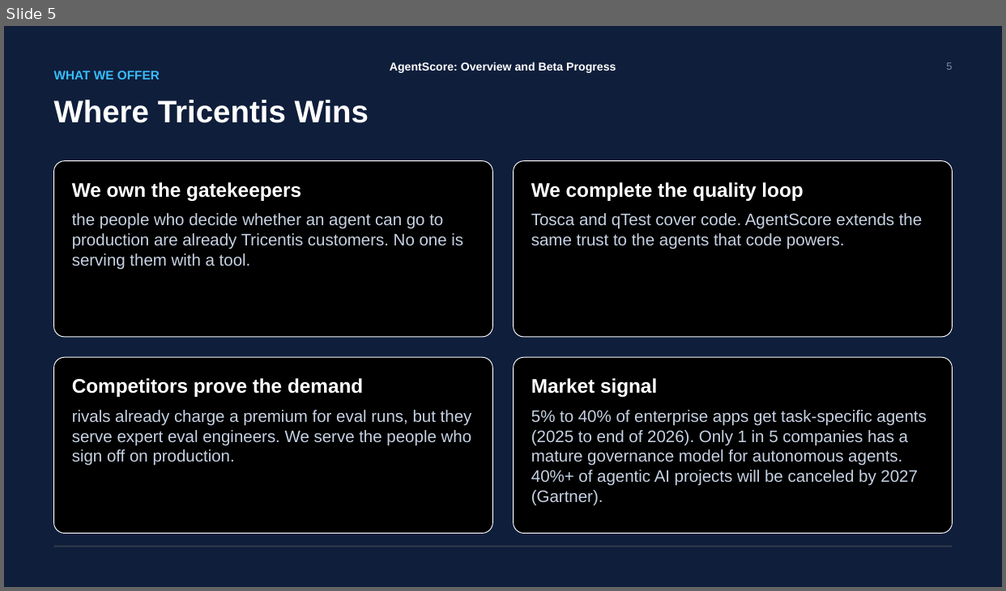
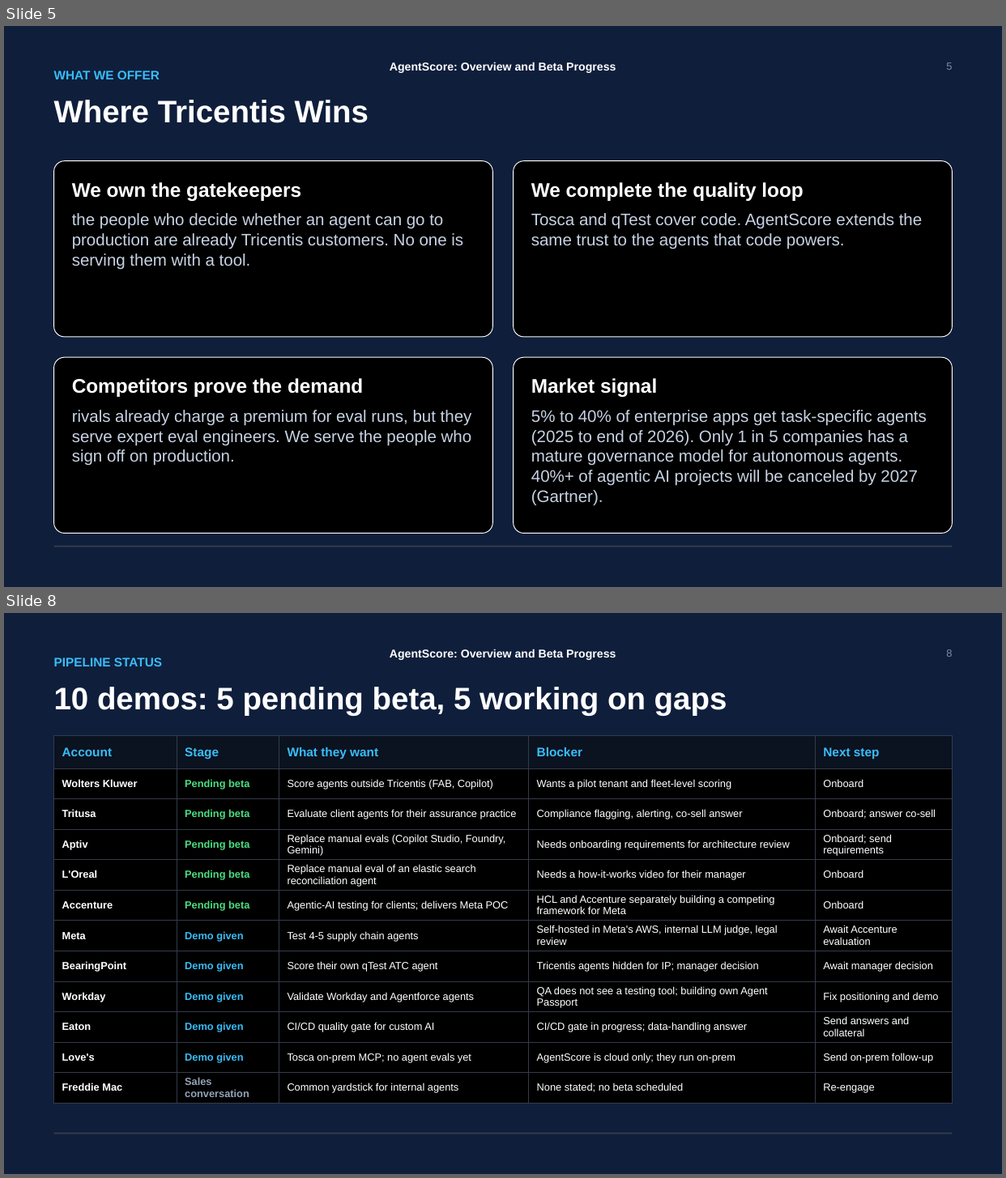
Before and after one commit to ADemers-tricentis/agent-score, a slide deck: docs/decks/AgentScore - Overview and Pipeline Status.pptx. Shown one above the other, each under a label of ours: slide 5 before the commit, slides 5 and 8 after it; the slides between them are not shown. The pictures are 1006x591 and 1006x1178 pixels, drawn with LibreOffice and Linux fonts; fonts in the diff are those of the drawing; background and template pictures are left out. Boxes give left, top, right and bottom in pixels: in the first picture for what was removed or moved away, otherwise in the second. Text is boxed around its words. In the diff, an @@ line names an element or a change of style, - is before the commit and + after.

```diff
--- a/docs/decks/AgentScore - Overview and Pipeline Status.pptx
+++ b/docs/decks/AgentScore - Overview and Pipeline Status.pptx
@@ slide 8 added at <box>4,613,1002,1174</box>, background picture (left out) @@
@@ text added at <box>54,658,162,666</box>, 12 pt, text #38BDF8, bold @@
+PIPELINE STATUS
@@ text added at <box>390,649,616,660</box>, 11 pt, text #FFFFFF, bold @@
+AgentScore: Overview and Beta Progress
@@ text added at <box>946,649,952,657</box>, 10 pt, text #7C8CA8 @@
+8
@@ text added at <box>54,687,727,715</box>, 30 pt, text #FFFFFF, bold @@
+10 demos: 5 pending beta, 5 working on gaps
@@ table added at <box>54,736,953,1103</box>, 12 rows, 5 columns @@
+Account | Stage | What they want | Blocker | Next step
+Wolters Kluwer | Pending beta | Score agents outside Tricentis (FAB, Copilot) | Wants a pilot tenant and fleet-level scoring | Onboard
+Tritusa | Pending beta | Evaluate client agents for their assurance practice | Compliance flagging, alerting, co-sell answer | Onboard; answer co-sell
+Aptiv | Pending beta | Replace manual evals (Copilot Studio, Foundry, Gemini) | Needs onboarding requirements for architecture review | Onboard; send requirements
+L'Oreal | Pending beta | Replace manual eval of an elastic search reconciliation agent | Needs a how-it-works video for their manager | Onboard
+Accenture | Pending beta | Agentic-AI testing for clients; delivers Meta POC | HCL and Accenture separately building a competing framework for Meta | Onboard
+Meta | Demo given | Test 4-5 supply chain agents | Self-hosted in Meta's AWS, internal LLM judge, legal review | Await Accenture evaluation
+BearingPoint | Demo given | Score their own qTest ATC agent | Tricentis agents hidden for IP; manager decision | Await manager decision
+Workday | Demo given | Validate Workday and Agentforce agents | QA does not see a testing tool; building own Agent Passport | Fix positioning and demo
+Eaton | Demo given | CI/CD quality gate for custom AI | CI/CD gate in progress; data-handling answer | Send answers and collateral
+Love's | Demo given | Tosca on-prem MCP; no agent evals yet | AgentScore is cloud only; they run on-prem | Send on-prem follow-up
+Freddie Mac | Sales conversation | Common yardstick for internal agents | None stated; no beta scheduled | Re-engage
@@ rectangle added at <box>54,1132,953,1134</box>, fill #333B4A @@
```
Also in this commit, not shown: 20 slides changed, 1 other slide added, 3 slides removed, 24 other files.
